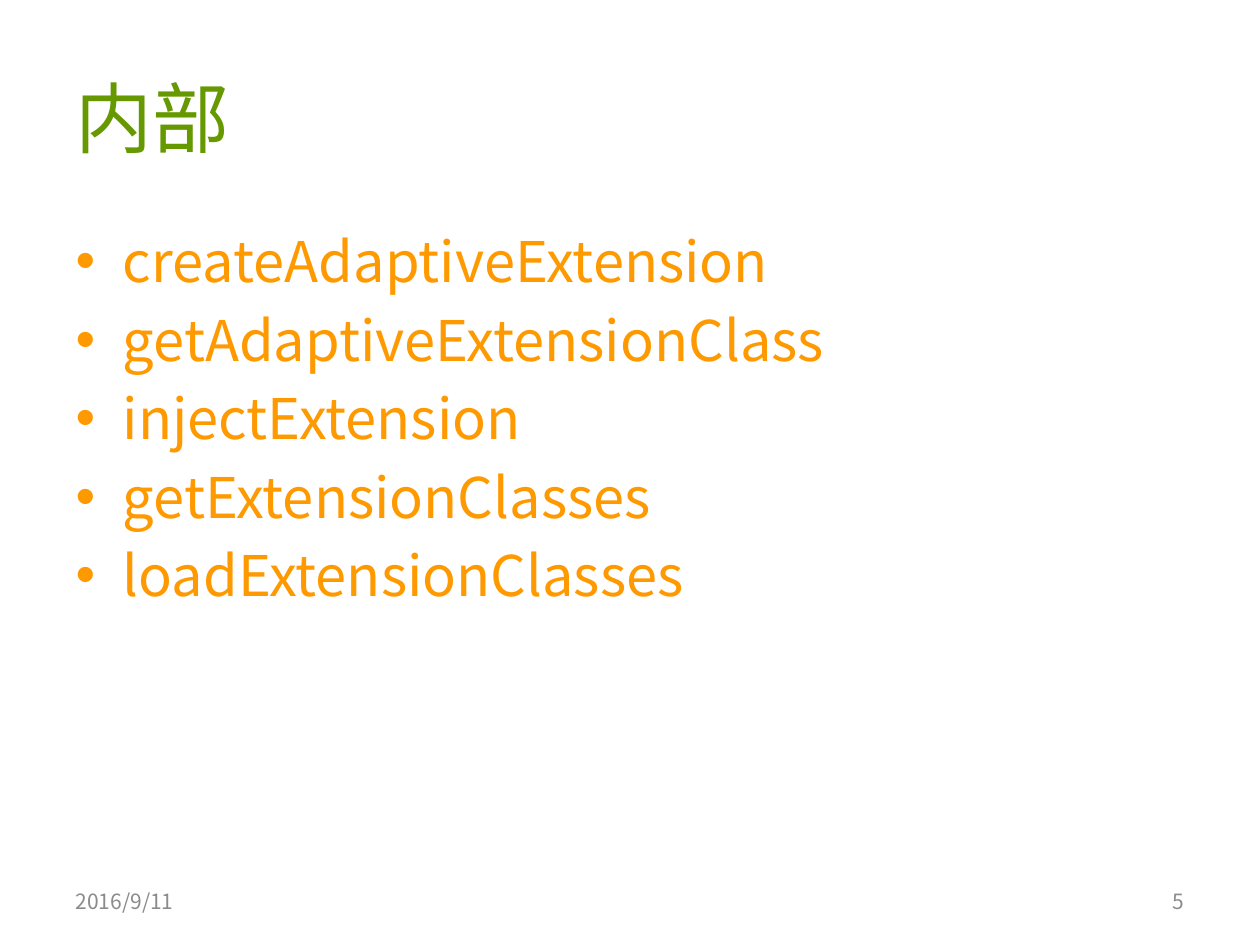
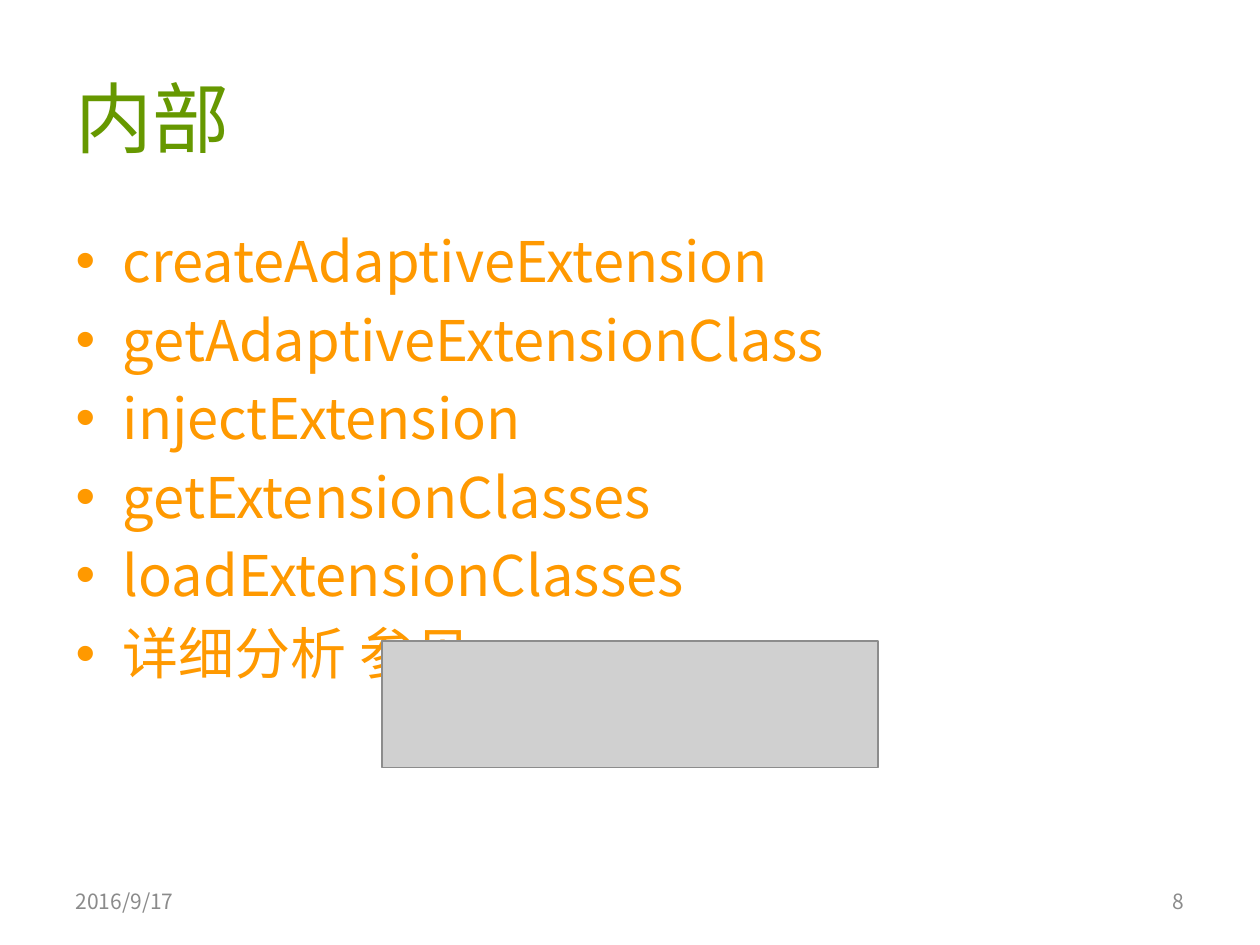
Before and after one commit to AmarRocks/demo, a slide deck: slide 8 of 04.dubbo_demo/document/dubbo源码分析3-扩展点.pptx (slide 5 before the commit). Drawn at 1260x945 pixels with LibreOffice and Linux fonts; fonts in the diff are those of the drawing; grey boxes stand for pictures. Boxes give left, top, right and bottom in pixels: in the first picture for what was removed or moved away, otherwise in the second. Text is boxed around its words. In the diff, an @@ line names an element or a change of style, - is before the commit and + after.

```diff
--- a/04.dubbo_demo/document/dubbo源码分析3-扩展点.pptx
+++ b/04.dubbo_demo/document/dubbo源码分析3-扩展点.pptx
@@ text at [123, 618, 471, 689]: paragraph added @@
+• 详细分析 参见
@@ picture added at [382, 641, 878, 767] @@
@@ text at [76, 892, 174, 913]: text changed @@
-2016/9/11
+2016/9/17
@@ page number at [1173, 893, 1185, 909]: text changed @@
-5
+8
```
Also in this commit, not shown: 4 other slides changed, 3 slides added, 1 slide removed, 2 other files.
